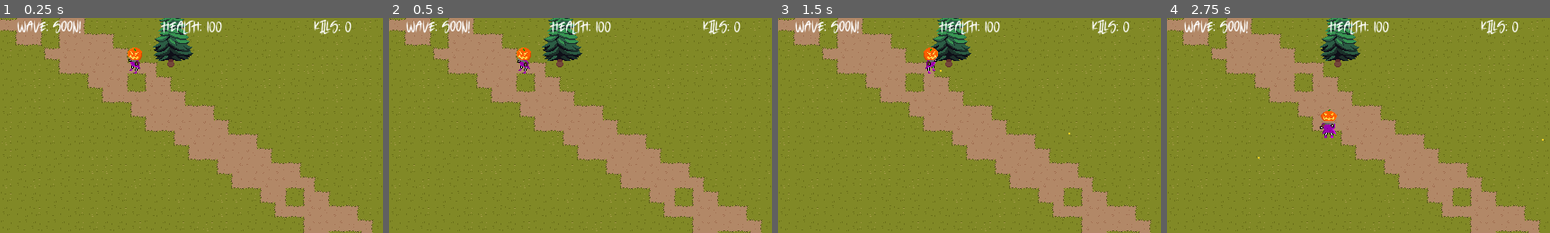
Above: before the commit, frames 1-4 (left to right).
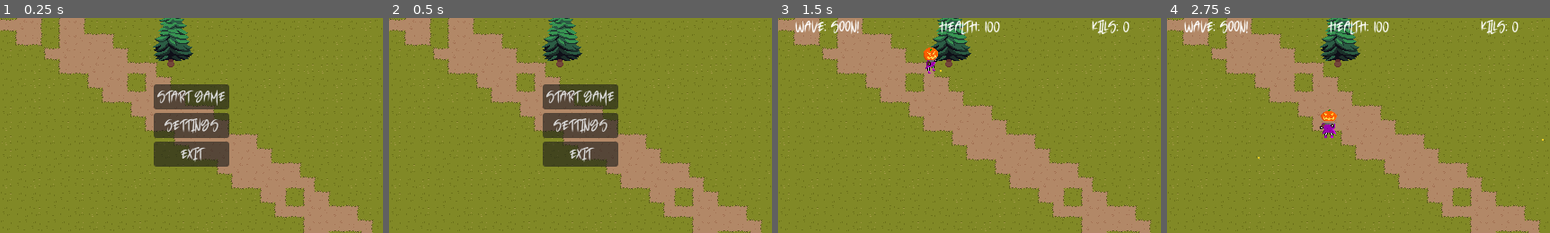
Above: after the commit, the same moments.

Repository: joshuardecker/eternal-harvest
Game: Godot game, scene res://World/world.tscn
Two runs of this game, one before a commit and one after it. Both use one fixed random seed, a clock stepped at 60 frames per second and the inputs below.
Inputs (mouse positions are in pixels of both pictures, inside the frame that each line leads up to):
- Up to frame 1 (0.25 s): no input
- Up to frame 2 (0.5 s): no input
- Up to frame 3 (1.5 s): click (969, 97) at 0.5 s, where only the run after the commit has a clickable "Start Game"; tap Enter at 1.25 s; move the mouse to (1053, 114) at 1.27 s; hold D (right) from 1.28 s (still down); click (1053, 114) at 1.35 s
- Up to frame 4 (2.75 s): move the mouse to (1281, 136) at 2.02 s; release D (right) at 2.03 s; hold S (down) from 2.03 s (still down); click (1281, 136) at 2.1 s

The runs differ from the first frame. In frame 1, 8.4% of the frame differs, in the area x 4-92%, y 0-70%; in frame 2, 8.4%; in frame 3, less than 0.1%; in frame 4, nothing differs.

Commit message:
General code and comment refactor, plus it uses the main menu now

Diff:
--- a/World/GameManager.gd
+++ b/World/GameManager.gd
@@ -7,31 +7,42 @@
 
 @onready var player_scene: PackedScene = preload("res://Player/player.tscn")
 @onready var hud_scene: PackedScene = preload("res://HUD/hud.tscn")
+@onready var main_menu_scene: PackedScene = preload("res://HUD/main_menu.tscn")
 
 const PLAYER_STARTING_POS = Vector2(150, 60)
 
 var ghost_spawners: Array[Node]
 var player: Player
+var main_menu: MainMenu
 var hud: HUD
 
 func _ready():
-	call_deferred("start_game")
+	call_deferred("load_main_menu")
 
-func spawn_player():
+func _unhandled_key_input(_event):
+	if Input.is_action_pressed("escape"):
+		quit_game()
+
+func quit_game():
+	get_tree().quit()
+
+# Should be the first function run to start the game by the game manager.
+func load_main_menu():
+	main_menu = main_menu_scene.instantiate()
+
+	get_tree().root.add_child(main_menu)
+
+	main_menu.connect("start", start_game)
+	main_menu.connect("exit", quit_game)
+
+func start_game():
+	# Spawn the player.
 	player = player_scene.instantiate()
-
 	player.global_position = PLAYER_STARTING_POS
 	get_tree().root.add_child(player)
 
-func _unhandled_key_input(_event):
-	if Input.is_action_pressed("escape"):
-		get_tree().quit()
-
-func start_game():
-	spawn_player()
-
+	# Start the ghost spawners.
 	ghost_spawners = get_tree().get_nodes_in_group("GhostSpawner")
-
 	for spawner in ghost_spawners:
 		spawner.start()
 
@@ -39,12 +50,18 @@
 	hud = hud_scene.instantiate()
 	get_tree().root.add_child(hud)
 
+	# Removes the main menu.
+	get_tree().root.remove_child(main_menu)
+	main_menu.queue_free()
+
 func stop_game():
+	# Stop all the ghost spawners.
 	for spawner in ghost_spawners:
 		spawner.stop()
 
 	# Remove the hud.
 	get_tree().root.remove_child(hud)
+	hud.queue_free()
 
 	# Removes the player.
 	get_tree().root.remove_child(player)
